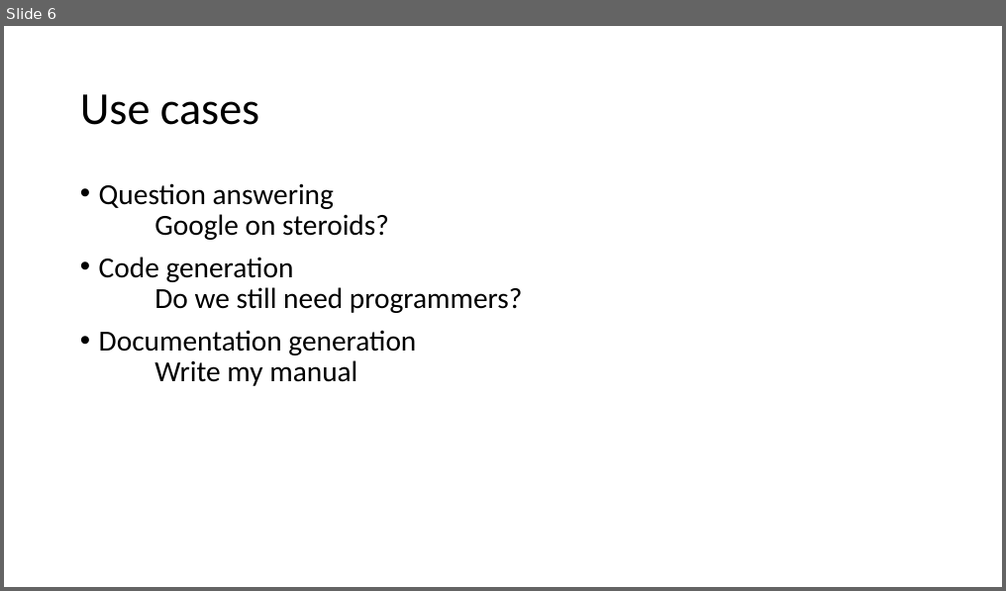
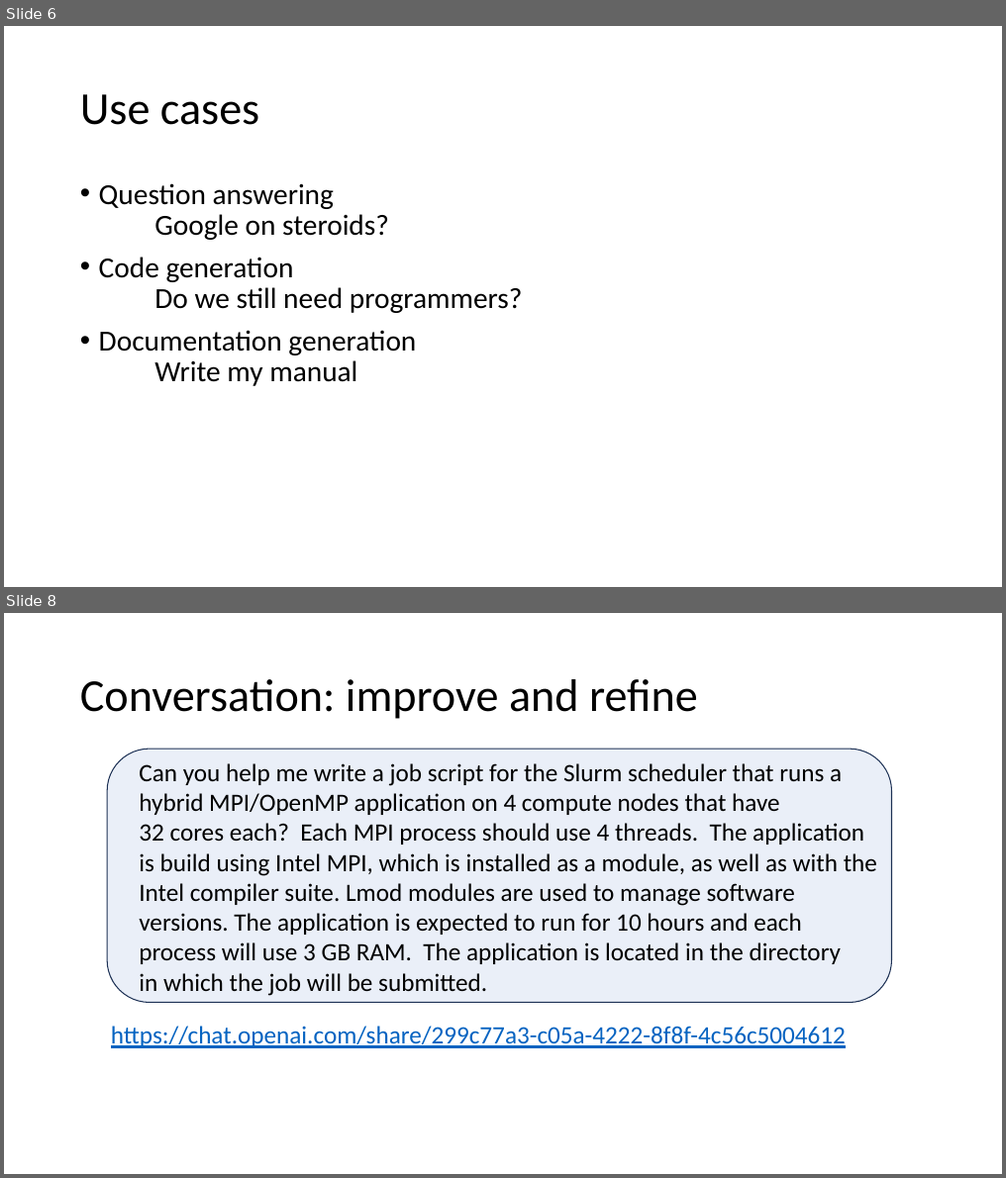
Before and after one commit to gjbex/ChatGPT-for-HPC, a slide deck: chatgpt_for_hpc.pptx. Shown one above the other, each under a label of ours: slide 6 before the commit, slides 6 and 8 after it; the slides between them are not shown. The pictures are 1006x591 and 1006x1178 pixels, drawn with LibreOffice and Linux fonts; fonts in the diff are those of the drawing. Boxes give left, top, right and bottom in pixels: in the first picture for what was removed or moved away, otherwise in the second. Text is boxed around its words. In the diff, an @@ line names an element or a change of style, - is before the commit and + after.

Commit message:
Add ChatGPT conversations

```diff
--- a/chatgpt_for_hpc.pptx
+++ b/chatgpt_for_hpc.pptx
@@ slide 8 added at [4, 613, 1002, 1174], background #FFFFFF @@
@@ title added at [80, 679, 698, 719], 44 pt, text #000000 @@
+Conversation: improve and refine
@@ rounded rectangle added at [107, 749, 892, 1002], fill #8FAADC at 18% opacity, outline #1E3256 1 pt @@
@@ text added at [139, 763, 877, 996], 24 pt, text #000000 @@
+Can you help me write a job script for the Slurm scheduler that runs a
+hybrid MPI/OpenMP application on 4 compute nodes that have
+32 cores each? Each MPI process should use 4 threads. The application
+is build using Intel MPI, which is installed as a module, as well as with the
+Intel compiler suite. Lmod modules are used to manage software
+versions. The application is expected to run for 10 hours and each
+process will use 3 GB RAM. The application is located in the directory
+in which the job will be submitted.
@@ text added at [111, 1026, 846, 1049], 24 pt, text #0563C1, underline @@
+https://chat.openai.com/share/299c77a3-c05a-4222-8f8f-4c56c5004612
```
Also in this commit, not shown: 1 slide changed, 1 other slide added.
